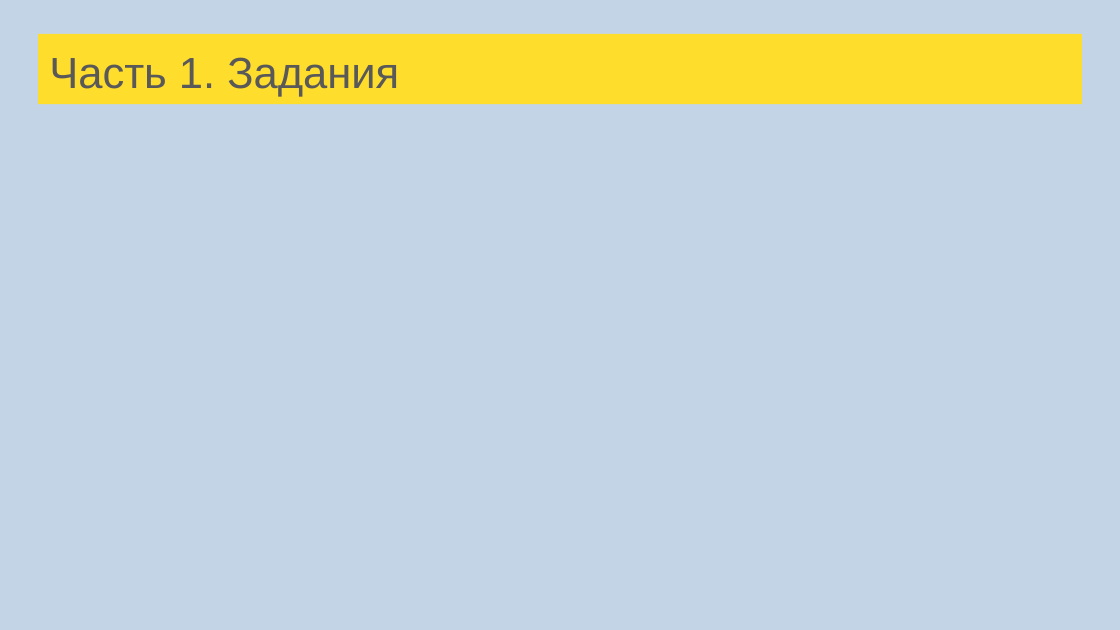
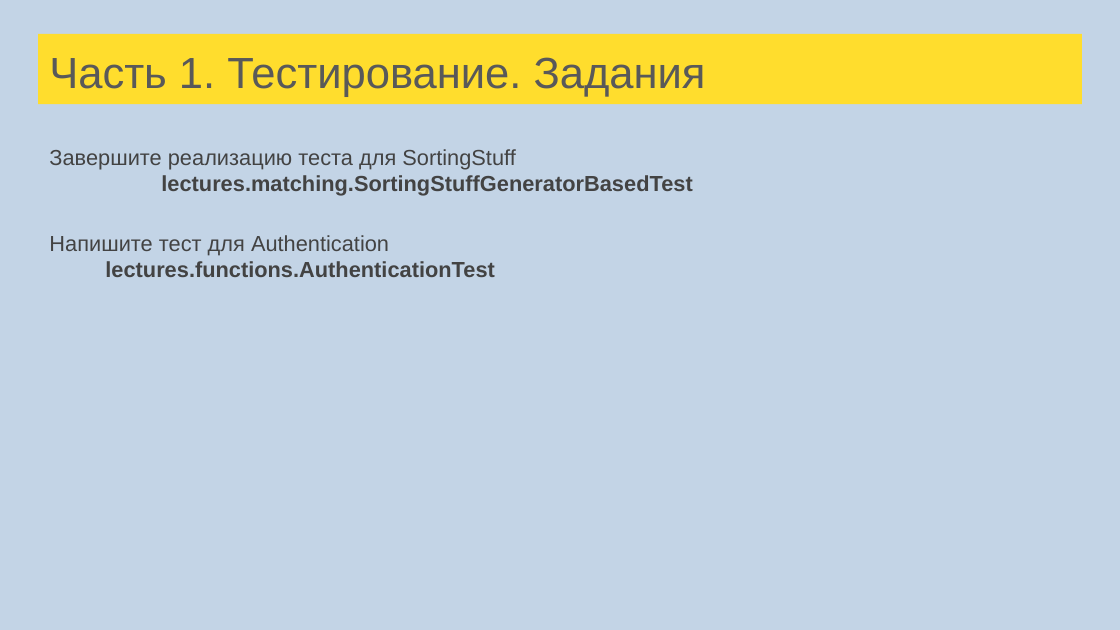
Before and after one commit to sergeypopov83/scala-school, a slide deck: slide 87 of src/main/resources/Лекции Scala для FinTech.pptx (slide 89 before the commit). Drawn at 1120x630 pixels with LibreOffice and Linux fonts; fonts in the diff are those of the drawing. Boxes give left, top, right and bottom in pixels: in the first picture for what was removed or moved away, otherwise in the second. Text is boxed around its words. In the diff, an @@ line names an element or a change of style, - is before the commit and + after.

```diff
--- a/src/main/resources/Лекции Scala для FinTech.pptx
+++ b/src/main/resources/Лекции Scala для FinTech.pptx
@@ title at [49, 57, 706, 97]: text changed @@
-Часть 1. Задания
+Часть 1. Тестирование. Задания
@@ text added at [49, 149, 692, 277], 14 pt, text #434343, bold @@
+Завершите реализацию теста для SortingStuff
+lectures.matching.SortingStuffGeneratorBasedTest
+Напишите тест для Authentication
+lectures.functions.AuthenticationTest
```
Also in this commit, not shown: 2 other slides changed, 10 slides added, 8 other files.
